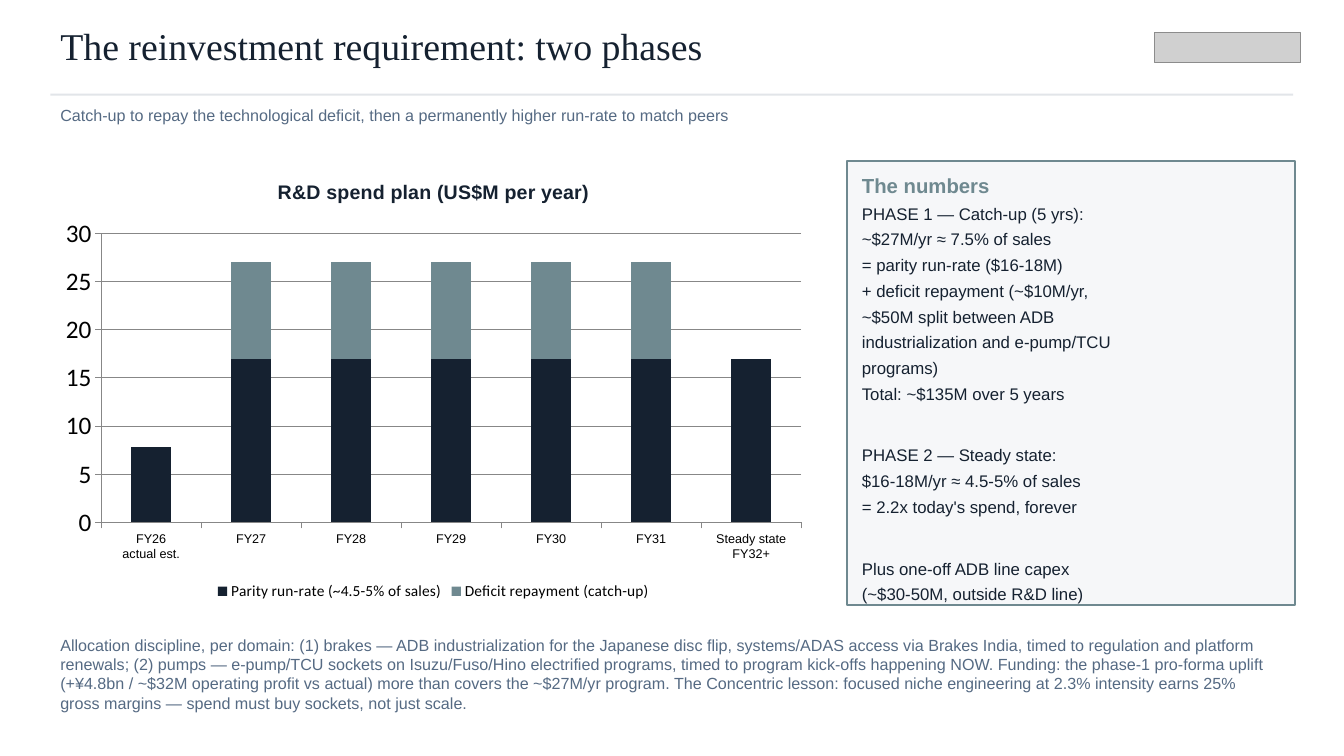
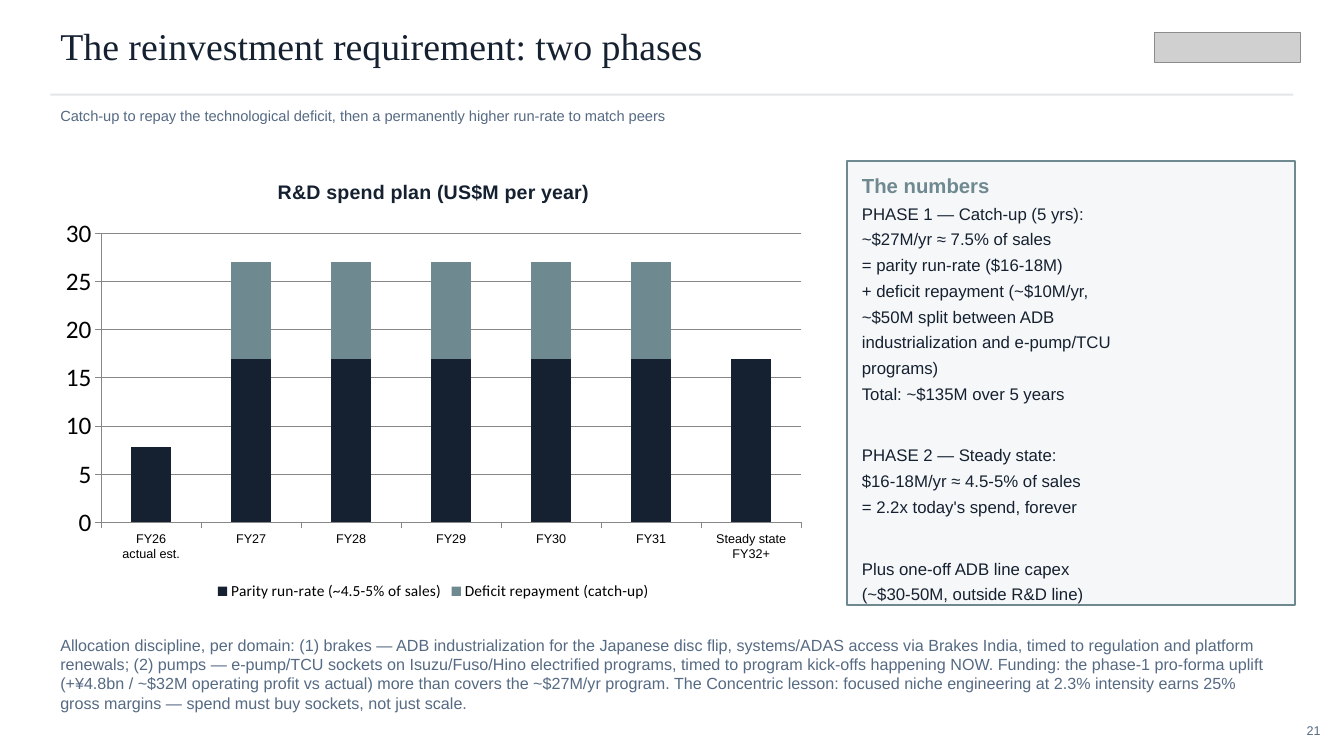
Before and after one commit to charette-lab/Claude, a slide deck: slide 21 of TBK_rd_gap_slides.pptx (slide 20 before the commit). Drawn at 1344x756 pixels with LibreOffice and Linux fonts; fonts in the diff are those of the drawing; grey boxes stand for pictures. Boxes give left, top, right and bottom in pixels: in the first picture for what was removed or moved away, otherwise in the second. Text is boxed around its words. In the diff, an @@ line names an element or a change of style, - is before the commit and + after.

```diff
--- a/TBK_rd_gap_slides.pptx
+++ b/TBK_rd_gap_slides.pptx
@@ text "Catch-up to repay the technological ..." at (60, 110, 666, 124): size 11.5 to 10.5 pt @@
@@ text added at (1307, 726, 1321, 735), 9 pt, text #556A83 @@
+21
```
Also in this commit, not shown: 25 other slides changed, 1 slide added, 1 other file.
